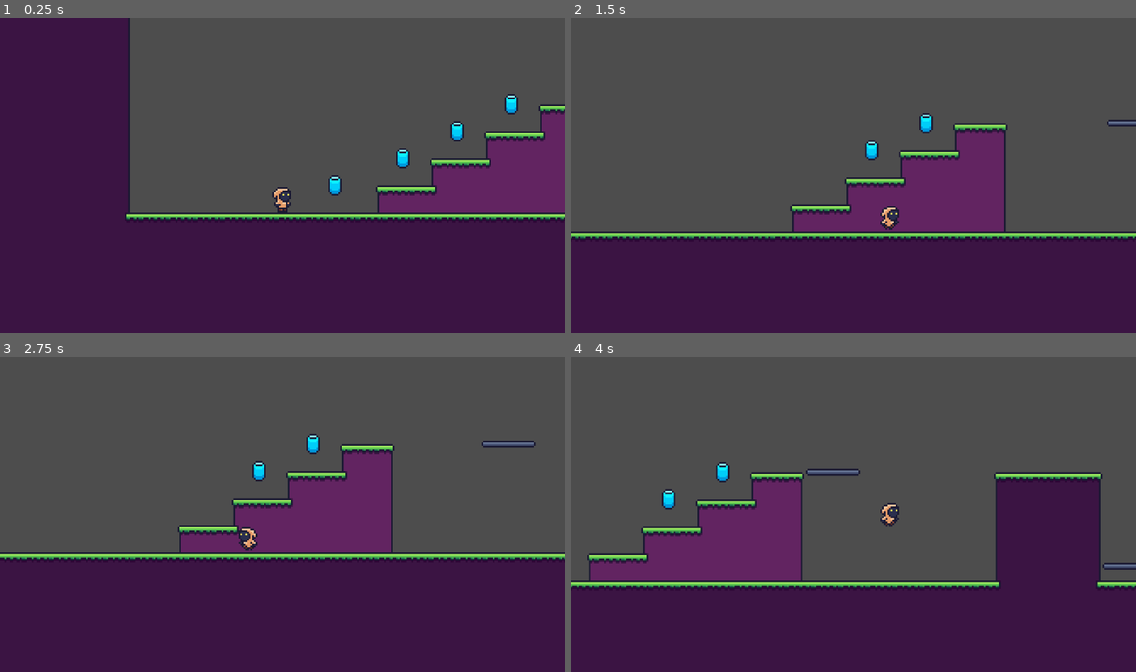
Above: before the commit, frames 1-4 (two rows, left to right).
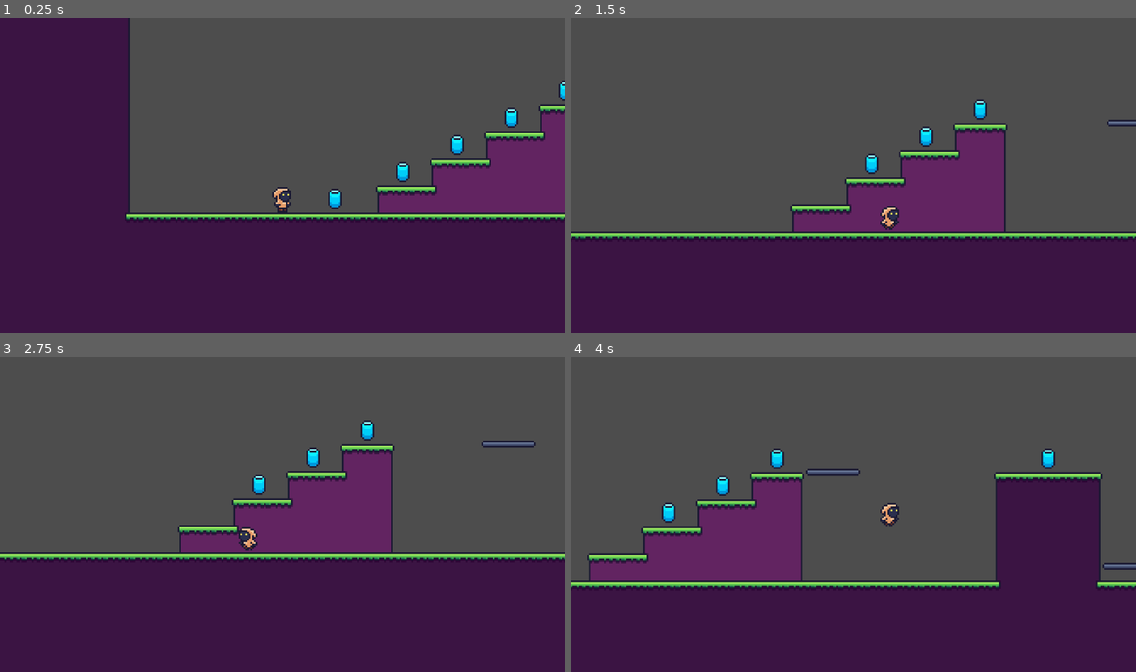
Above: after the commit, the same moments.

Repository: jim-ec/godot-platformer-demo
Game: Godot game, scene res://assets/scenes/areas/area_1.tscn
Two runs of this game, one before a commit and one after it. Both use one fixed random seed, a clock stepped at 60 frames per second and the inputs below.
Inputs:
- Up to frame 1 (0.25 s): no input
- Up to frame 2 (1.5 s): hold D (move_right) from 0.53 s (still down); tap Space (jump) at 0.77 s
- Up to frame 3 (2.75 s): tap Space (jump) at 1.52 s; release D (move_right) at 2.03 s; hold A (move_left) from 2.03 s (still down)
- Up to frame 4 (4 s): release A (move_left) at 2.78 s; hold D (move_right) from 2.78 s (still down); tap Space (jump) at 3.02, 3.77 s

The runs differ from the first frame. In frame 1, 1.0% of the frame differs, in the area x 58-100%, y 19-61%; in frame 2, 0.6%; in frame 3, 0.6%; in frame 4, 0.8%.

Commit message:
fix z ordering

Diff:
--- a/assets/scenes/areas/area_1.tscn
+++ b/assets/scenes/areas/area_1.tscn
@@ -377,40 +377,60 @@
 tile_map_data = PackedByteArray("AAAKAAsAAAAEAAQAAAAKAAoAAAABAAUAAAAKAAkAAAABAAUAAAAKAAgAAAABAAUAAAAKAAcAAAABAAUAAAAKAA …(20416 unchanged characters)…
 tile_set = SubResource("TileSet_g0cof")
 
-[node name="PlayerController" parent="." instance=ExtResource("2_4ud05")]
-position = Vector2(9, 0)
+[node name="cells" type="Node2D" parent="."]
+
+[node name="Area2D" parent="cells" instance=ExtResource("4_iqvpp")]
+position = Vector2(40, -8)
+
+[node name="Area2D2" parent="cells" instance=ExtResource("4_iqvpp")]
+position = Vector2(80, -24)
+
+[node name="Area2D3" parent="cells" instance=ExtResource("4_iqvpp")]
+position = Vector2(112, -40)
+
+[node name="Area2D4" parent="cells" instance=ExtResource("4_iqvpp")]
+position = Vector2(144, -56)
+
+[node name="Area2D6" parent="cells" instance=ExtResource("4_iqvpp")]
+position = Vector2(176, -72)
+
+[node name="Area2D5" parent="cells" instance=ExtResource("4_iqvpp")]
+position = Vector2(336, -72)
+
+[node name="Area2D7" parent="cells" instance=ExtResource("4_iqvpp")]
+position = Vector2(560, -152)
+
+[node name="Area2D9" parent="cells" instance=ExtResource("4_iqvpp")]
+position = Vector2(664, -344)
+
+[node name="Area2D10" parent="cells" instance=ExtResource("4_iqvpp")]
+position = Vector2(768, -344)
+
+[node name="Area2D8" parent="cells" instance=ExtResource("4_iqvpp")]
+position = Vector2(560, -344)
 
 [node name="platforms" type="Node2D" parent="."]
 
-[node name="moving_platform_large" parent="." instance=ExtResource("3_rmcmk")]
+[node name="moving_platform_large" parent="platforms" instance=ExtResource("3_rmcmk")]
 position = Vector2(518.918, -65.2227)
 curve = SubResource("Curve2D_8w0mt")
 
-[node name="moving_platform_large2" parent="." instance=ExtResource("3_rmcmk")]
+[node name="moving_platform_large2" parent="platforms" instance=ExtResource("3_rmcmk")]
 position = Vector2(386.38, -62.4655)
 curve = SubResource("Curve2D_b5bfh")
 
-[node name="moving_platform_large3" parent="." instance=ExtResource("3_rmcmk")]
+[node name="moving_platform_large3" parent="platforms" instance=ExtResource("3_rmcmk")]
 position = Vector2(559.802, -161.289)
 curve = SubResource("Curve2D_nk2vr")
 path_time = 3.0
 
-[node name="Area2D" parent="." instance=ExtResource("4_iqvpp")]
-position = Vector2(40, -16)
-
-[node name="Area2D2" parent="." instance=ExtResource("4_iqvpp")]
-position = Vector2(80, -32)
-
-[node name="Area2D3" parent="." instance=ExtResource("4_iqvpp")]
-position = Vector2(112, -48)
-
-[node name="Area2D4" parent="." instance=ExtResource("4_iqvpp")]
-position = Vector2(144, -64)
-
-[node name="moving_platform_large4" parent="." instance=ExtResource("3_rmcmk")]
+[node name="moving_platform_large4" parent="platforms" instance=ExtResource("3_rmcmk")]
 position = Vector2(216, -64)
 curve = SubResource("Curve2D_r7uy3")
 
-[node name="moving_platform_large5" parent="." instance=ExtResource("3_rmcmk")]
+[node name="moving_platform_large5" parent="platforms" instance=ExtResource("3_rmcmk")]
 position = Vector2(384, -8)
 curve = SubResource("Curve2D_ru1g1")
+
+[node name="PlayerController" parent="." instance=ExtResource("2_4ud05")]
+position = Vector2(9, 0)
--- a/assets/scripts/energy_cell.gd
+++ b/assets/scripts/energy_cell.gd
@@ -6,5 +6,3 @@
 	if body is PlayerController:
 		GameManager.energy_cells += 1
 		queue_free()
-
-	pass # Replace with function body.
